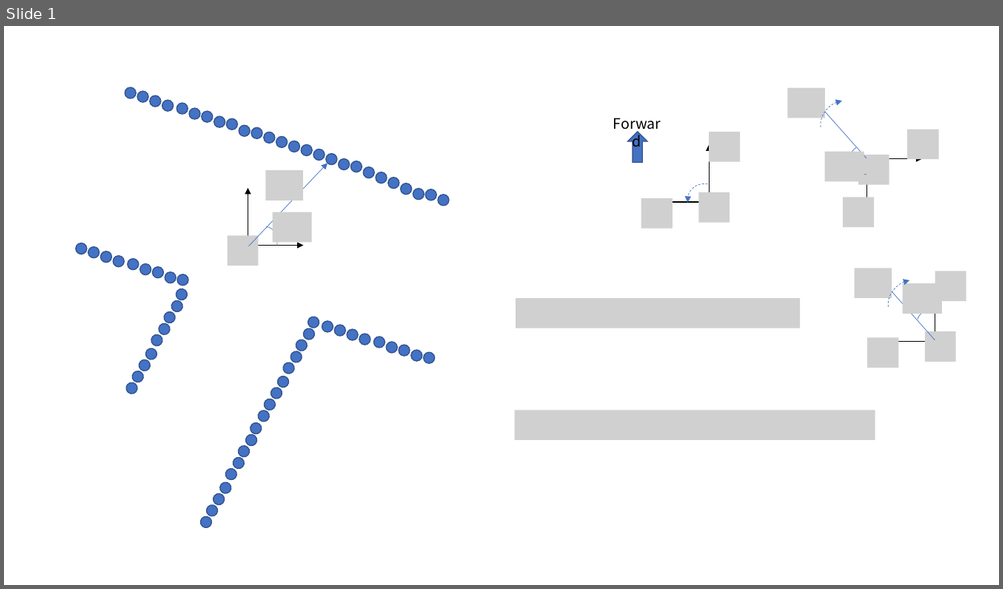
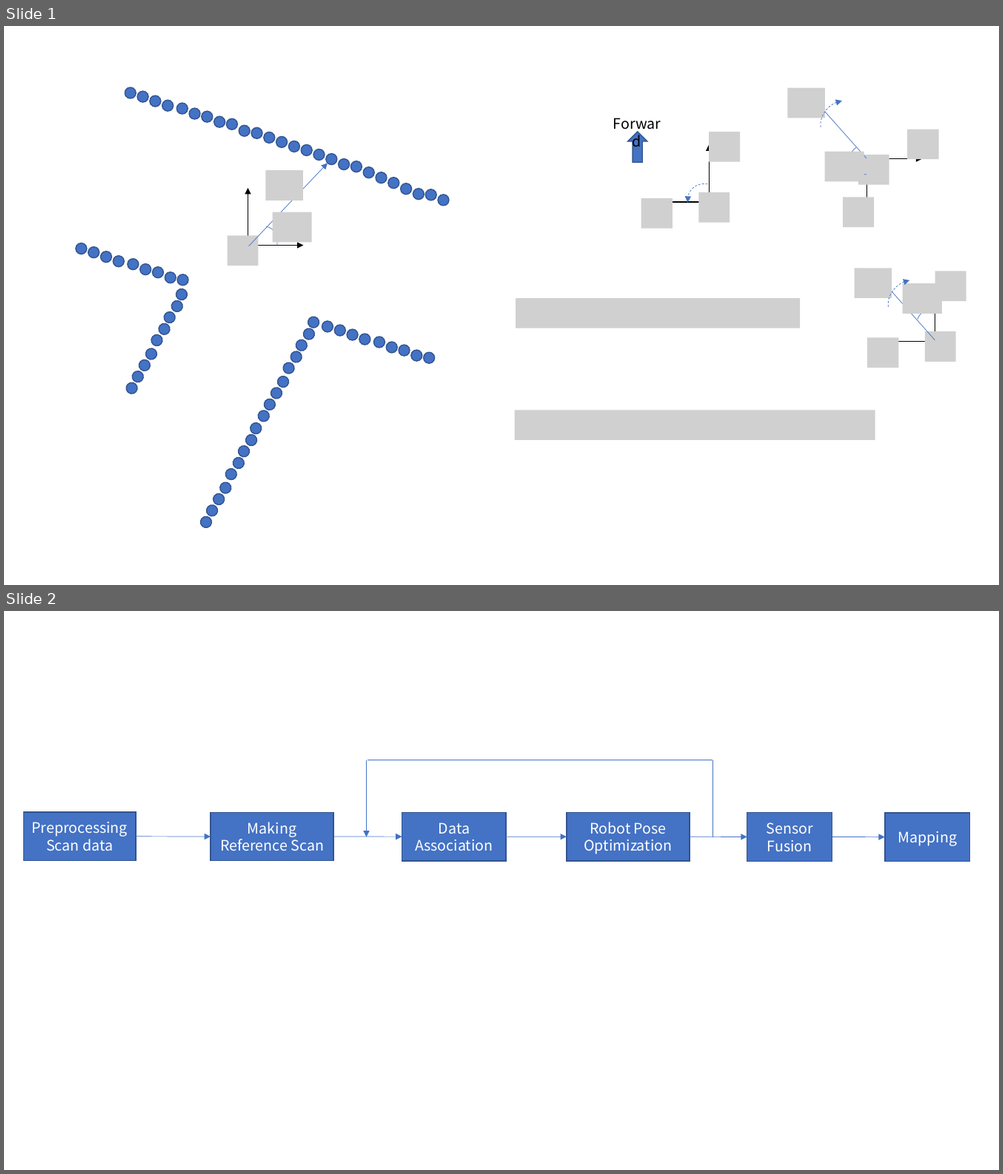
Before and after one commit to ShisatoYano/SLAMDesignUML, a slide deck: SLAM_Theoretical_Formulas.pptx. Shown one above the other, each under a label of ours: slide 1 before the commit, slides 1 and 2 after it. The pictures are 1003x589 and 1003x1174 pixels, drawn with LibreOffice and Linux fonts; fonts in the diff are those of the drawing; grey boxes stand for pictures. Boxes give left, top, right and bottom in pixels: in the first picture for what was removed or moved away, otherwise in the second. Text is boxed around its words. In the diff, an @@ line names an element or a change of style, - is before the commit and + after.

Commit message:
add flow diagram of scan matching

```diff
--- a/SLAM_Theoretical_Formulas.pptx
+++ b/SLAM_Theoretical_Formulas.pptx
@@ slide 2 added at bbox=[4, 611, 999, 1170], background #FFFFFF @@
@@ arrow added from (367, 760) to (367, 837), #4472C4 0.5 pt @@
@@ line added from (712, 760) to (368, 760), #4472C4 0.5 pt @@
@@ line added from (712, 760) to (712, 837), #4472C4 0.5 pt @@
@@ rectangle added at bbox=[23, 812, 135, 861], fill #4472C4, outline #325491 1 pt, 14 pt, text #FFFFFF @@
+Preprocessing
+Scan data
@@ rectangle added at bbox=[210, 812, 334, 861], fill #4472C4, outline #325491 1 pt, 14 pt, text #FFFFFF @@
+Making
+Reference Scan
@@ rectangle added at bbox=[401, 812, 506, 861], fill #4472C4, outline #325491 1 pt, 14 pt, text #FFFFFF @@
+Data
+Association
@@ rectangle added at bbox=[566, 812, 690, 861], fill #4472C4, outline #325491 1 pt, 14 pt, text #FFFFFF @@
+Robot Pose
+Optimization
@@ rectangle added at bbox=[747, 813, 832, 862], fill #4472C4, outline #325491 1 pt, 14 pt, text #FFFFFF @@
+Sensor
+Fusion
@@ rectangle added at bbox=[885, 813, 970, 862], fill #4472C4, outline #325491 1 pt, 14 pt, text #FFFFFF @@
+Mapping
@@ arrow added from (136, 836) to (210, 837), #4472C4 0.5 pt @@
@@ arrow added from (334, 837) to (401, 837), #4472C4 0.5 pt @@
@@ arrow added from (506, 837) to (566, 837), #4472C4 0.5 pt @@
@@ arrow added from (690, 837) to (747, 837), #4472C4 0.5 pt @@
@@ arrow added from (832, 837) to (885, 837), #4472C4 0.5 pt @@
```
